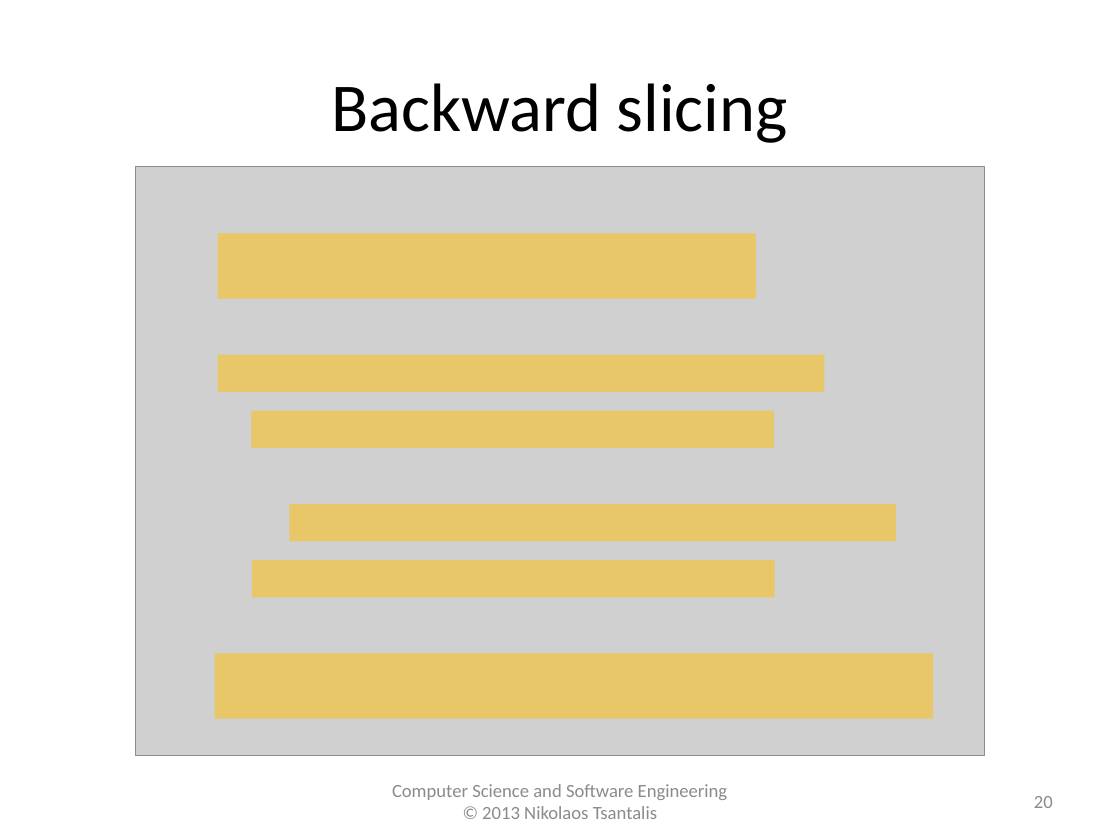
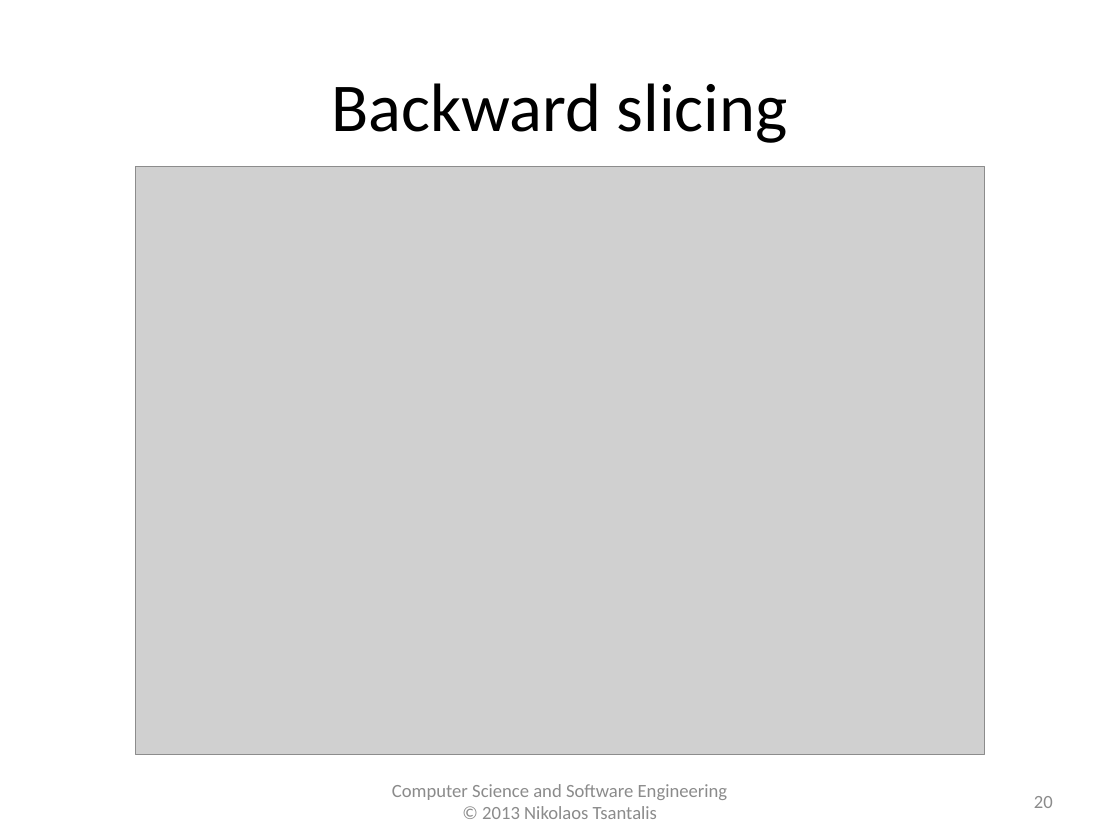
Before and after one commit to tajmilur-rahman/SOEN6611, a slide deck: slide 20 of lectures/lec3/Slice-based_Cohesion.pptx. Drawn at 1120x840 pixels with LibreOffice and Linux fonts; fonts in the diff are those of the drawing; grey boxes stand for pictures. Boxes give left, top, right and bottom in pixels: in the first picture for what was removed or moved away, otherwise in the second. Text is boxed around its words. In the diff, an @@ line names an element or a change of style, - is before the commit and + after.

```diff
--- a/lectures/lec3/Slice-based_Cohesion.pptx
+++ b/lectures/lec3/Slice-based_Cohesion.pptx
@@ rectangle removed at [217,233,756,298] @@
@@ rectangle removed at [217,355,824,392] @@
@@ rectangle removed at [252,411,775,448] @@
@@ rectangle removed at [289,504,896,541] @@
@@ rectangle removed at [252,560,775,597] @@
@@ rectangle removed at [215,653,934,718] @@
```
Also in this commit, not shown: 21 other slides changed, 9 other files.
